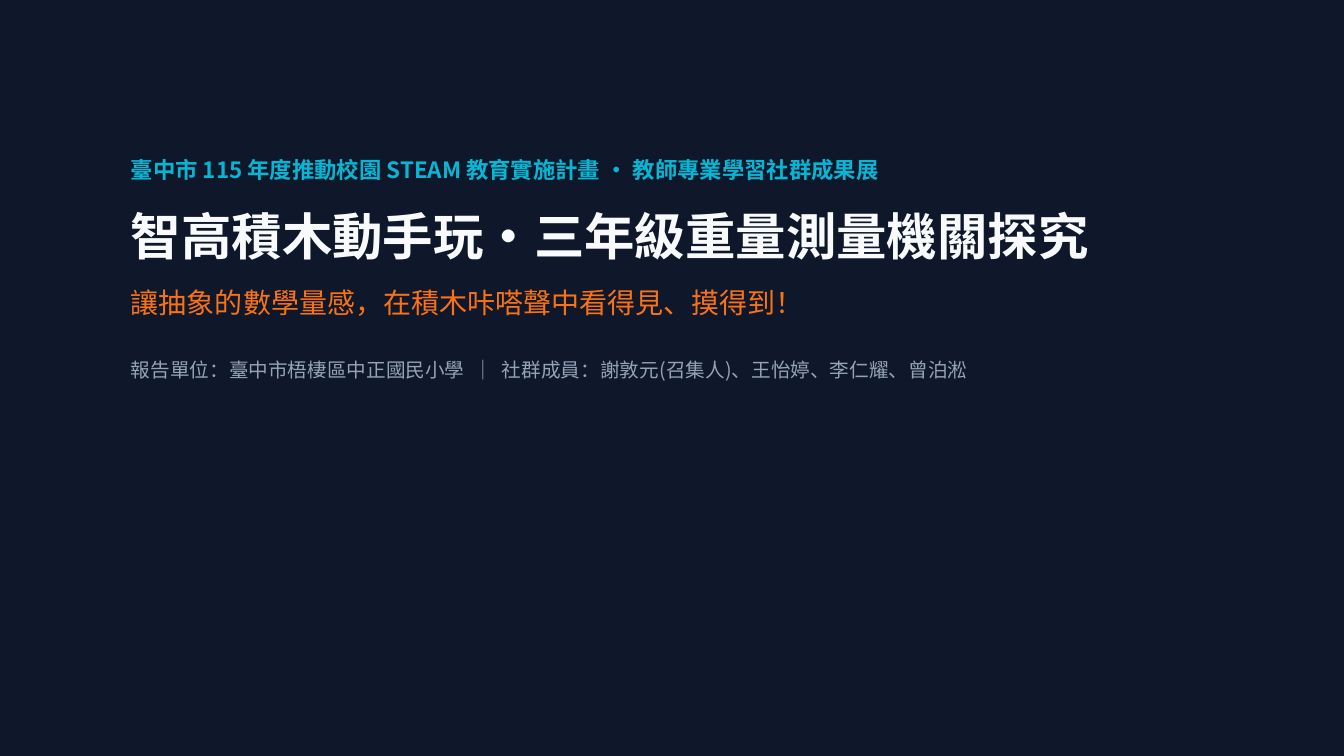
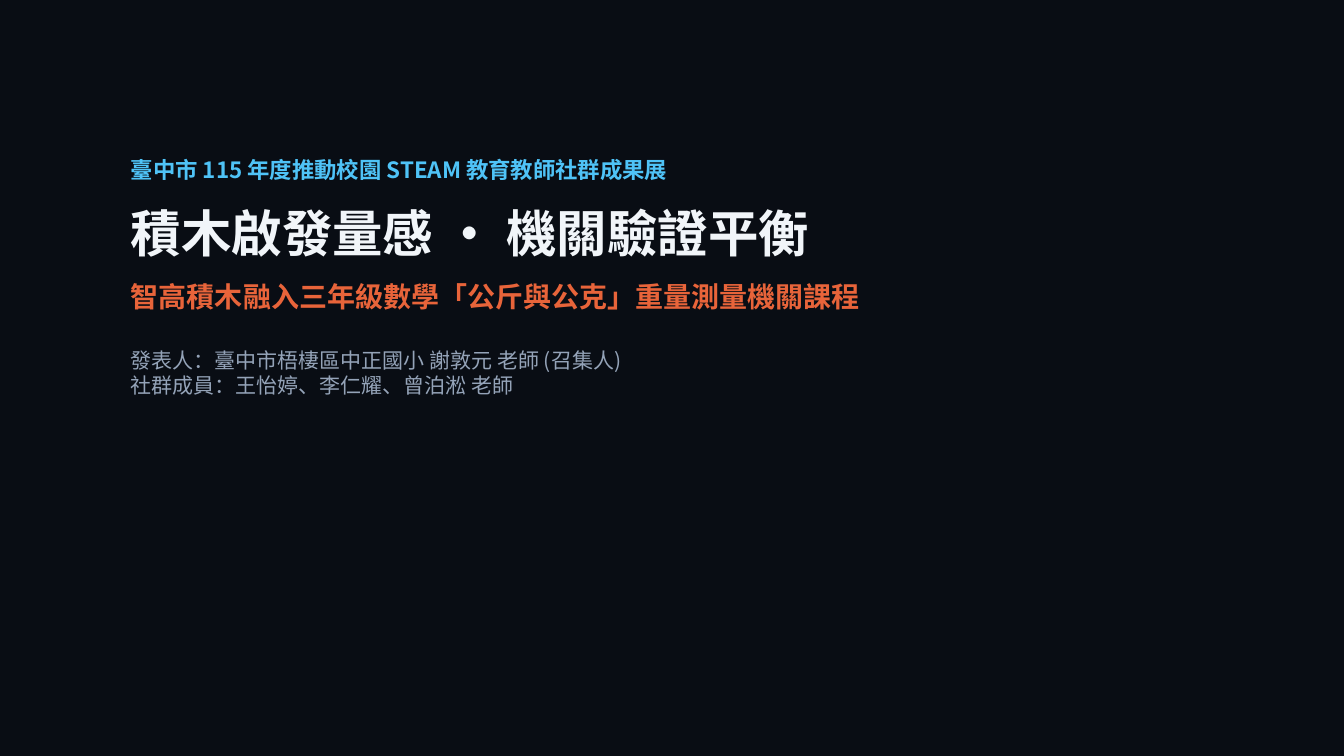
Before and after one commit to asc103138/steam-community-docs, a slide deck: slide 1 of 成果展繳交資料/臺中市梧棲區中正國小_STEAM成果展_5分鐘現場分享會簡報.pptx. Drawn at 1344x756 pixels with LibreOffice and Linux fonts; fonts in the diff are those of the drawing. Boxes give left, top, right and bottom in pixels: in the first picture for what was removed or moved away, otherwise in the second. Text is boxed around its words. In the diff, an @@ line names an element or a change of style, - is before the commit and + after.

Commit message:
feat: 擴增 115年度成果展 5分鐘分享會簡報為 16 頁 Reveal.js 精裝版與相關講稿檔案

```diff
--- a/成果展繳交資料/臺中市梧棲區中正國小_STEAM成果展_5分鐘現場分享會簡報.pptx
+++ b/成果展繳交資料/臺中市梧棲區中正國小_STEAM成果展_5分鐘現場分享會簡報.pptx
@@ rectangle at (0,0,1344,756): fill #0F172A to #090D14 @@
@@ text at (131,159,860,395): text changed; size 14 to 15 pt; bold on @@
-臺中市 115 年度推動校園 STEAM 教育實施計畫 · 教師專業學習社群成果展
-智高積木動手玩·三年級重量測量機關探究
-讓抽象的數學量感，在積木咔嗒聲中看得見、摸得到！
-報告單位：臺中市梧棲區中正國民小學 ｜ 社群成員：謝敦元(召集人)、王怡婷、李仁耀、曾泊淞
+臺中市 115 年度推動校園 STEAM 教育教師社群成果展
+積木啟發量感 · 機關驗證平衡
+智高積木融入三年級數學「公斤與公克」重量測量機關課程
+發表人：臺中市梧棲區中正國小 謝敦元 老師 (召集人)
+社群成員：王怡婷、李仁耀、曾泊淞 老師
```
Also in this commit, not shown: 15 slides added, 6 slides removed, 10 other files.
